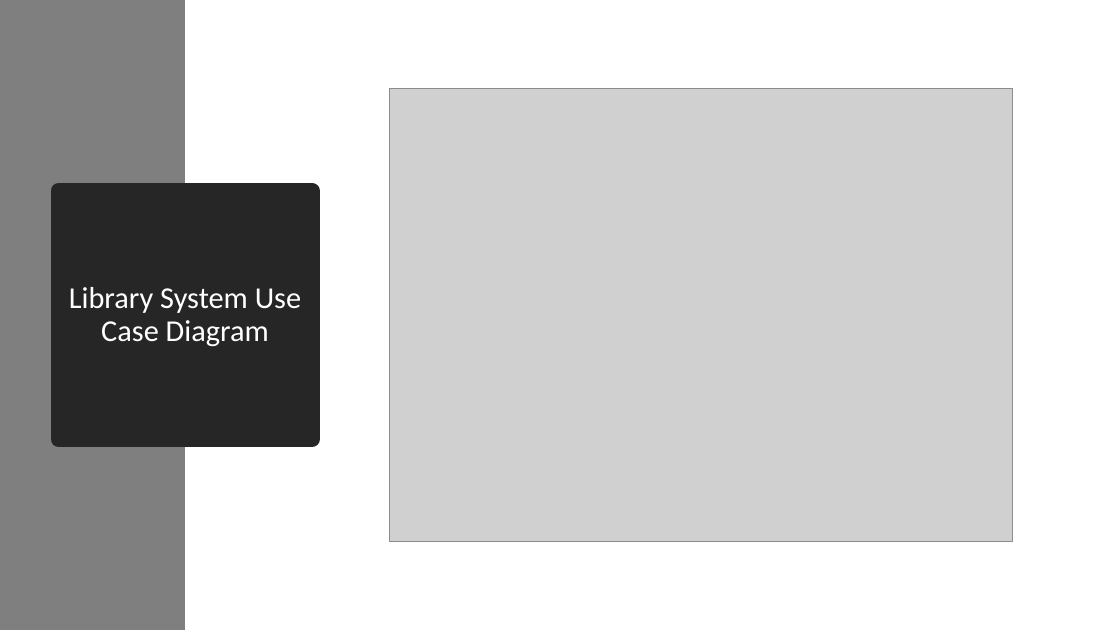
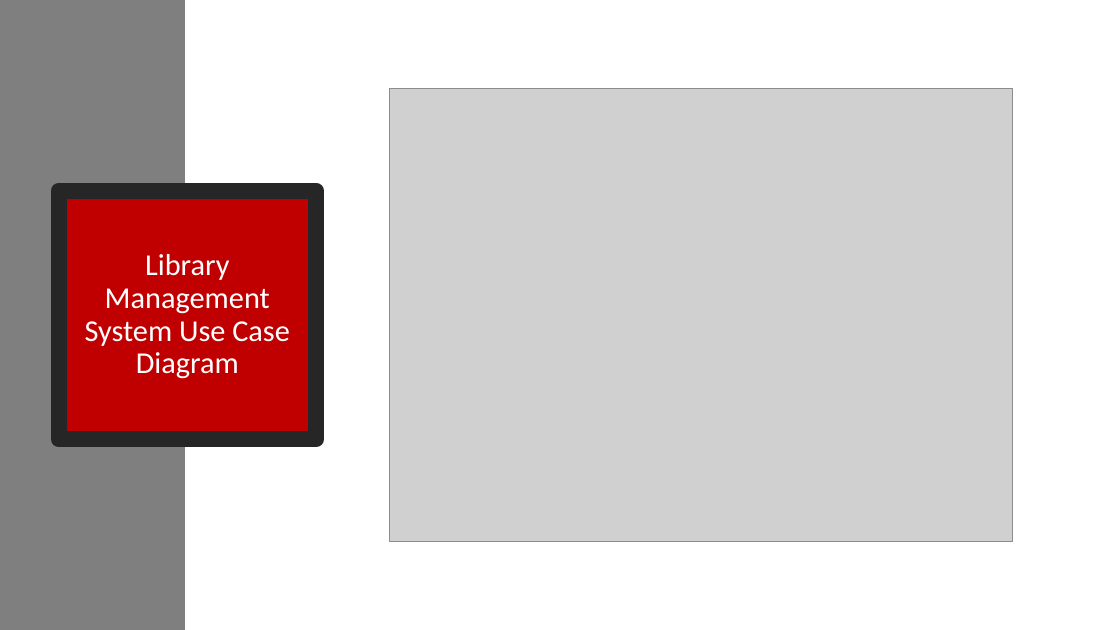
Before and after one commit to asdprojectlibrary/FrameworkLibraryProject, a slide deck: slide 4 of New Microsoft PowerPoint Presentation1.pptx. Drawn at 1120x630 pixels with LibreOffice and Linux fonts; fonts in the diff are those of the drawing; grey boxes stand for pictures. Boxes give left, top, right and bottom in pixels: in the first picture for what was removed or moved away, otherwise in the second. Text is boxed around its words. In the diff, an @@ line names an element or a change of style, - is before the commit and + after.

```diff
--- a/New Microsoft PowerPoint Presentation1.pptx
+++ b/New Microsoft PowerPoint Presentation1.pptx
@@ title "Library Management System Use Case ...": place and size @@
-title "Library Management System Use Case ..." at bbox=[59, 191, 312, 439]
+title "Library Management System Use Case ..." at bbox=[59, 191, 316, 439]
@@ title "Library Management System Use Case ..." at bbox=[59, 191, 316, 439]: fill #262626 to #C00000 @@
@@ title at bbox=[85, 254, 290, 379]: text changed @@
-Library System Use Case Diagram
+Library Management System Use Case Diagram
```
Also in this commit, not shown: 10 other slides changed, 2 slides added, 2 slides removed.
